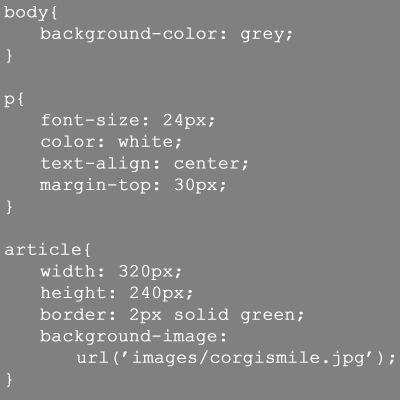
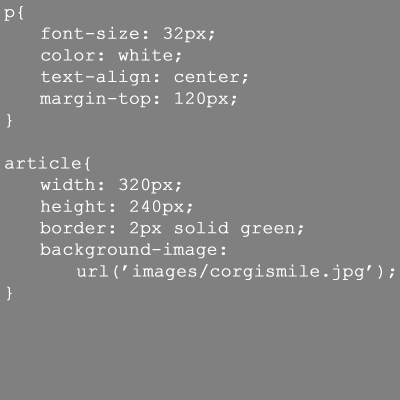
The second 400x400 image is a revision of the first. Changes to its layers:
renamed "body{ background-color: grey; } p{ font-size: 24px; color:" to "p{ font-size: 32px; color: white; text-align: center; margi", painted on it over left=4, top=6, right=395, bottom=387
